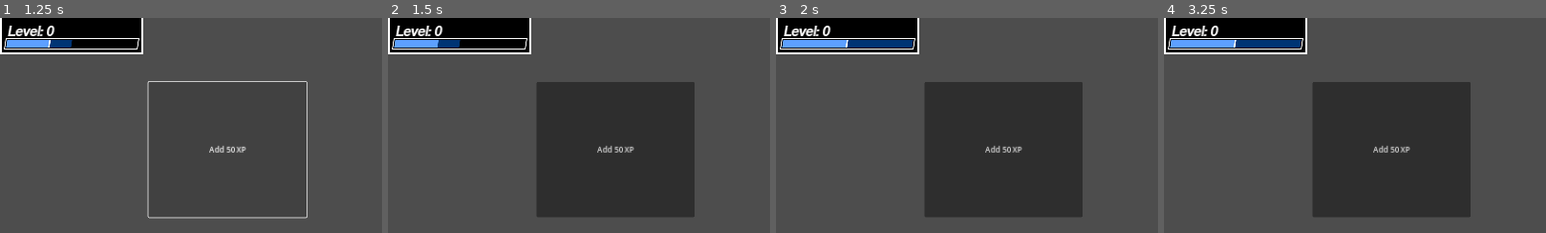
Above: before the commit, frames 1-4 (left to right).
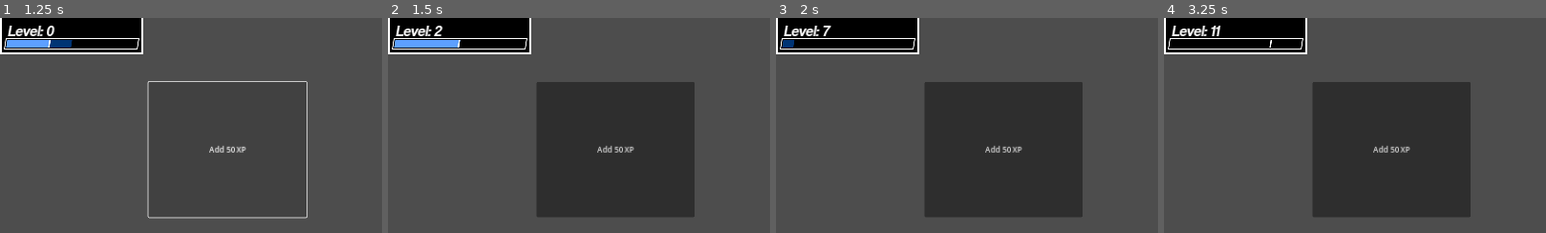
Above: after the commit, the same moments.

Repository: cphase/button-game
Game: Godot game, scene res://main.tscn
Two runs of this game, one before a commit and one after it. Both use one fixed random seed, a clock stepped at 60 frames per second and the inputs below. The engine's default icon, where the game draws it, is replaced by a stand-in: a white triangle on a blue panel in a dark square.
Inputs:
- Up to frame 1 (1.25 s): click "Add 50 XP" at 0.5 s
- Up to frame 2 (1.5 s): click "Add 1000 XP" at 1.25 s
- Up to frame 3 (2 s): no input
- Up to frame 4 (3.25 s): click "Add 50 XP" at 2 s; click "Add 1000 XP" at 2.75 s
The pictures show only the part of the screen within x 0-50%, y 27-77%; the shares and areas given below are measured in that part.

Frame 1 is identical in both runs. In frame 2, 0.3% of the frame differs, in the area x 12-19%, y 3-14%; in frame 3, 1.3%; in frame 4, 1.3%, in the area x 1-36%, y 3-14%.

Commit message:
fixed spam xp bug

Diff:
--- a/XpBarTip.gd
+++ b/XpBarTip.gd
@@ -14,7 +14,7 @@
 
 
 func _on_player_level_display_xp_growing(xp_position):
-	position.x = xp_position - 3
+	position.x = xp_position - size.x
 	show()
 
 
--- a/level.gd
+++ b/level.gd
@@ -1,7 +1,7 @@
 extends Node
 
 signal leveled_up(level, old_required, new_required)
-signal xp_changed(old, new)
+signal xp_changed(new)
 
 @export var level = 0
 @export var xp = 0
@@ -15,7 +15,7 @@
 		xp += amount
 		#first emit levels up if needed.
 		check_level_up()
-		xp_changed.emit(xp - amount, xp)
+		xp_changed.emit(xp)
 
 func check_level_up():
 	while xp >= required_xp:
--- a/player_level_display.gd
+++ b/player_level_display.gd
@@ -24,6 +24,8 @@
 var new_xp_frames = []
 var xp_frames = []
 
+var held_animation = false
+
 # Called when the node enters the scene tree for the first time.
 func _ready():
 	$XpBar.size.x = 0
@@ -47,7 +49,7 @@
 func animate_xp():
 	var size = xp_frames.pop_front()
 	$XpBar.size.x = size
-	$XpBar.queue_redraw()
+	#$XpBar.queue_redraw()
 	xp_growing.emit(size)
 	#if we are finished animating the xp
 	if level_queue.size() > 0 and xp_frames.size() == 0:
@@ -58,12 +60,20 @@
 		xp_stopped.emit()
 		current_xp = new_xp
 		anim_status = ANIM_NONE
+		# check if we got another animation do do during the previous one
+		if held_animation:
+			held_animation = false
+			#temporarily speed up animation to avoid graphical issues
+			var temp = xp_rise_time
+			xp_rise_time = 0.1
+			add_xp(new_xp)
+			xp_rise_time = temp
 
 func animate_new_xp():
 	xp_stopped.emit()
 	var frame = new_xp_frames.pop_front()
 	$NewXpBar.size.x = frame
-	$NewXpBar.queue_redraw()
+	#$NewXpBar.queue_redraw()
 	xp_frames.push_back(frame)
 	if new_xp_frames.size() == 0:
 		anim_status = ANIM_XP
@@ -76,8 +86,8 @@
 		# set xp bar back to zero for final animation
 		$XpBar.size.x = 0
 		$NewXpBar.size.x = 0
-		$NewXpBar.queue_redraw()
-		$XpBar.queue_redraw()
+		#$NewXpBar.queue_redraw()
+		#$XpBar.queue_redraw()
 		current_xp = final_old_xp_required
 		#set the xp range correctly
 		xp_required = final_xp_required
@@ -90,20 +100,22 @@
 func _process(delta):
 	pass
 
-func add_xp(old, new):
-	# check the level queue if we are leveling up
-	# maybe do nothing in regards to animation if we are already in an animation and just update the values
-	# issue where spamming the xp during an animation adds too much to the animation
-	# maybe make level up animation take constant time
+#try not to do this too often to keep animation smooth
+func add_xp(new):
 	new_xp = new
-	if (level_queue.size() > 0):
-		#generate a full xp animation
-		generate_xp_frames(true)
-		anim_status = ANIM_NEW_XP
-	# this will be our last animation
-	else:
-		generate_xp_frames(false)
-		anim_status = ANIM_NEW_XP
+	if anim_status == ANIM_NONE:
+		if level_queue.size() > 0:
+			#generate a full xp animation
+			generate_xp_frames(true)
+			anim_status = ANIM_NEW_XP
+		# this will be our last animation
+		else:
+			generate_xp_frames(false)
+			anim_status = ANIM_NEW_XP
+	elif anim_status == ANIM_NEW_XP or anim_status == ANIM_XP:
+		#save most recent value to animate at end
+		#this makes spammed xp increases not lock up the animation
+		held_animation = true
 
 func generate_xp_frames(full):
 	var num_frames = framerate * xp_rise_time
Not shown, added: maiF4C1.tmp
Not shown, added: pla51E.tmp
Not shown, added: plaFCBA.tmp
